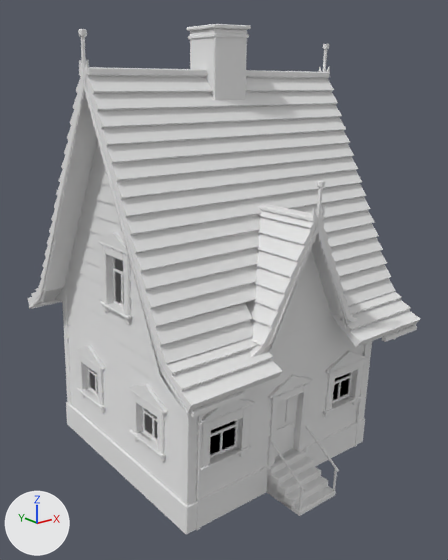
The FBX model unity/Assets/Art/Buildings/harbour-row/bld_306_1989.fbx, before and after one commit.
Rendered twice from a camera (50 mm lens) standing at (-11.47, -15.05, 11.44) and looking at (0.18, -0.47, 5.61). The lights are fixed; the arrows at lower left show +X, +Y and +Z. The first picture is the older version. Where no turn or scale is listed for an object, it has been applied to the vertices. Vertices at exactly the same position are counted once.

Script lines for the objects in view, before the commit:
```python
me_bld_306_1989 = bpy.data.meshes.new('bld_306_1989')
me_bld_306_1989.from_pydata(...)  # 4196 vertices, 4155 faces; spans x -4.25..4.8, y -5.06..4.7, z 0.0..13.06
me_bld_306_1989.materials.append(mat_palette)  # its picture is missing
ob_bld_306_1989 = bpy.data.objects.new('bld_306_1989', me_bld_306_1989)
ob_bld_306_1989.location = (0.0, 0.0, 0.0)
```
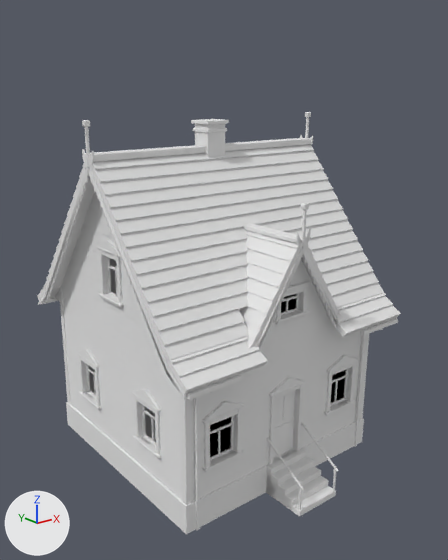
Diff of the bpy script that builds the scene:
```diff
--- a/unity/Assets/Art/Buildings/harbour-row/bld_306_1989.fbx.py
+++ b/unity/Assets/Art/Buildings/harbour-row/bld_306_1989.fbx.py
@@ me_bld_306_1989 @@
 # used by ob_bld_306_1989; location = (0.0, 0.0, 0.0)
-me_bld_306_1989.from_pydata(...)  # 4196 vertices, 4155 faces; spans x -4.25..4.8, y -5.06..4.7, z 0.0..13.06
+me_bld_306_1989.from_pydata(...)  # 4376 vertices, 4405 faces; spans x -4.06..4.2, y -5.06..4.33, z 0.0..10.6
+# me_bld_306_1989 part 1: the loose piece of 220 vertices spanning x -4.2..4.69, y -3.81..3.68, z 5.09..11.75 is rebuilt with 196 vertices and now spans x -4.02..4.11, y -3.68..3.65, z 5.09..9.62
+# me_bld_306_1989 part 2: the loose piece of 42 vertices spanning x -1.37..1.66, y -3.69..-3.56, z 5.09..8.11 is rebuilt with 114 vertices and now spans x -1.48..1.55, y -3.59..-3.38, z 5.09..7.48
+# me_bld_306_1989 part 3: the loose piece of 26 vertices spanning x -4.22..-1.36, y -4.82..-3.52, z 4.35..5.35 is rebuilt with 20 vertices and now spans x -4.02..-1.48, y -4.36..-3.48, z 4.54..5.25
+# me_bld_306_1989 part 4: the loose piece of 26 vertices spanning x 1.64..4.5, y -4.82..-3.52, z 4.35..5.35 is rebuilt with 20 vertices and now spans x 1.55..4.08, y -4.36..-3.48, z 4.54..5.25
+# me_bld_306_1989 part 5: the loose piece of 26 vertices spanning x -4.22..4.5, y 3.4..4.7, z 4.35..5.35 is rebuilt with 20 vertices and now spans x -4.02..4.08, y 3.45..4.33, z 4.54..5.25
+# me_bld_306_1989 part 6: the loose piece of 24 vertices spanning x -3.58..-3.2, y -3.67..-3.36, z 0.9..5.09 is rebuilt with 24 vertices and now spans x -3.58..-3.35, y -3.6..-3.39, z 0.9..5.1
+# me_bld_306_1989 part 7: the loose piece of 24 vertices spanning x 3.38..3.75, y -3.67..-3.36, z 0.9..5.09 is rebuilt with 24 vertices and now spans x 3.39..3.62, y -3.6..-3.39, z 0.9..5.1
+# me_bld_306_1989 part 8: the loose piece of 24 vertices spanning x -3.65..3.67, y -3.66..3.65, z 0.0..0.9 is rebuilt with 24 vertices and now spans x -3.62..3.63, y -3.62..3.62, z 0.0..0.9
+# me_bld_306_1989 part 9: 199 loose pieces with 1614 vertices, spanning x -4.25..4.8, y -5.06..4.66, z 0.86..13.06, are deleted
+# me_bld_306_1989 part 10: 5 vertices moved within x -3.57..3.39, y -3.45..3.58, z 0.9..2.88; 1961 vertices removed from x -3.67..3.92, y -5.0..3.6, z 0.0..12.96; 3725 vertices added at x -4.06..4.2, y -5.06..4.31, z 0.0..10.6
+# other edits to the shape of me_bld_306_1989 do not show in these pictures
 me_bld_306_1989.materials.append(mat_palette)
```

Pixel boxes (x1, y1, x2, y2) of what changed, in the pictures (448 x 560 px; the box of a moved part takes in the faces that stretch with it):
'bld_306_1989', reshaped (7% narrower, 17% shorter): before (27, 24, 420, 534); after (37, 112, 401, 534)
part 1 of me_bld_306_1989, rebuilt (25% shorter): before (38, 74, 396, 365); after (44, 144, 384, 363)
part 2 of me_bld_306_1989, rebuilt: before (280, 251, 331, 329); after (268, 259, 326, 332)
part 3 of me_bld_306_1989, rebuilt (18% narrower, 22% shorter): before (160, 337, 283, 412); after (167, 336, 268, 394)
part 4 of me_bld_306_1989, rebuilt (16% narrower, 21% shorter): before (330, 291, 420, 347); after (326, 293, 401, 337)
part 5 of me_bld_306_1989, rebuilt: before (27, 287, 64, 305); after (37, 287, 61, 300)
part 6 of me_bld_306_1989, rebuilt: before (182, 411, 196, 505); after (181, 394, 192, 505)
part 7 of me_bld_306_1989, rebuilt: before (360, 341, 372, 420); after (359, 334, 369, 420)
part 8 of me_bld_306_1989, rebuilt: before (66, 402, 365, 534); after (66, 402, 364, 534)
part 9 of me_bld_306_1989, deleted: before (29, 24, 417, 490)
part 10 of me_bld_306_1989, moved or reshaped: before (62, 28, 370, 530); after (38, 112, 398, 530)
